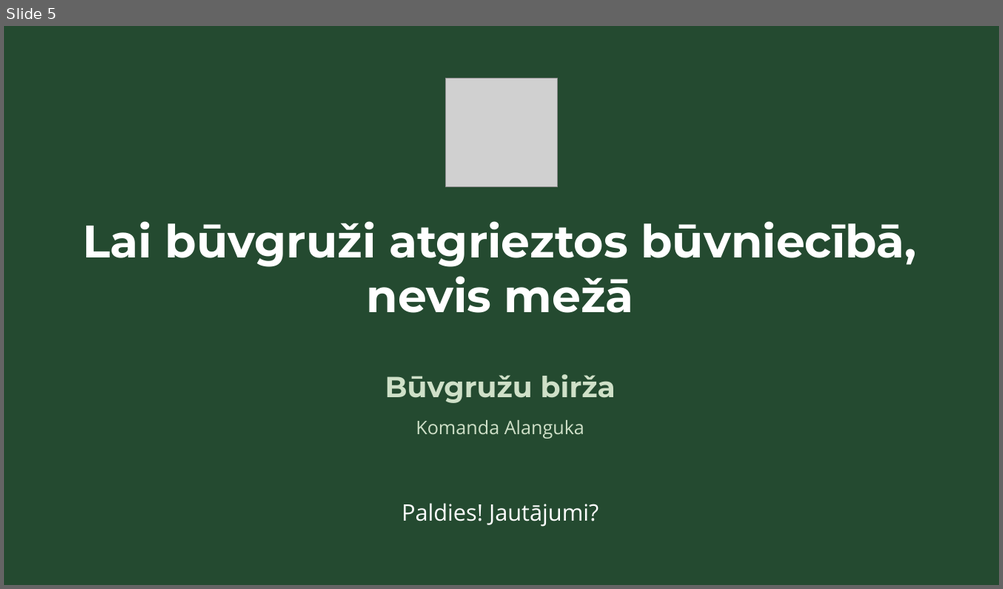
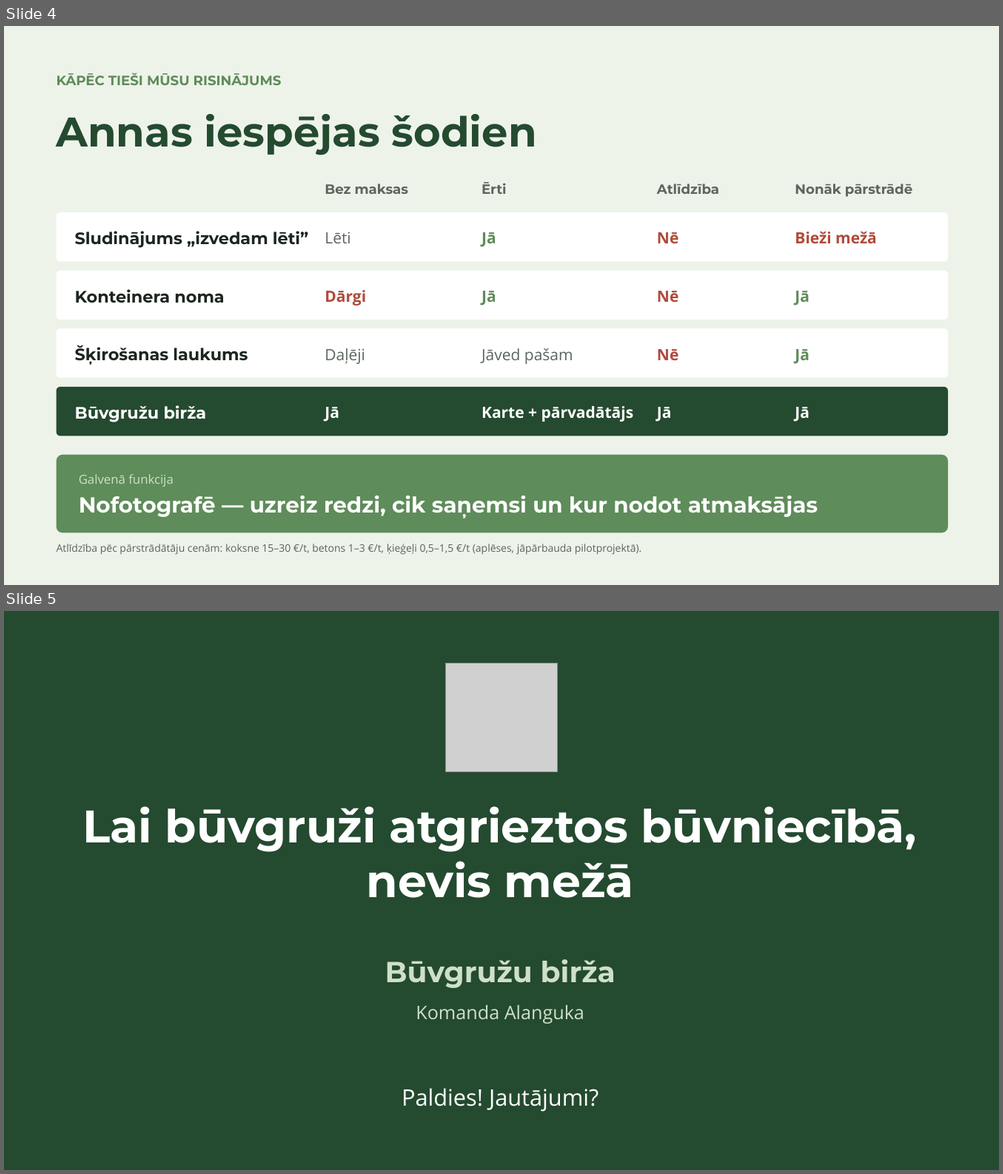
Before and after one commit to cimagustavs/Projekti_majaslapas, a slide deck: hakatons/buvgruzu-birza.pptx. Shown one above the other, each under a label of ours: slide 5 before the commit, slides 4 and 5 after it. The pictures are 1003x589 and 1003x1174 pixels, drawn with LibreOffice and Linux fonts; fonts in the diff are those of the drawing; grey boxes stand for pictures. Boxes give left, top, right and bottom in pixels: in the first picture for what was removed or moved away, otherwise in the second. Text is boxed around its words. In the diff, an @@ line names an element or a change of style, - is before the commit and + after.

```diff
--- a/hakatons/buvgruzu-birza.pptx
+++ b/hakatons/buvgruzu-birza.pptx
@@ slide 4 added at (x1=4, y1=26, x2=999, y2=585), background #EEF3EA @@
@@ text added at (x1=57, y1=73, x2=282, y2=85), 13 pt, text #5E8C5A, bold @@
+KĀPĒC TIEŠI MŪSU RISINĀJUMS
@@ text added at (x1=57, y1=114, x2=537, y2=156), 40 pt, text #244A30, bold @@
+Annas iespējas šodien
@@ text added at (x1=324, y1=184, x2=408, y2=194), 13 pt, text #5B665D, bold @@
+Bez maksas
@@ text added at (x1=481, y1=182, x2=506, y2=194), 13 pt, text #5B665D, bold @@
+Ērti
@@ text added at (x1=657, y1=184, x2=719, y2=194), 13 pt, text #5B665D, bold @@
+Atlīdzība
@@ text added at (x1=794, y1=184, x2=912, y2=197), 13 pt, text #5B665D, bold @@
+Nonāk pārstrādē
@@ rounded rectangle added at (x1=57, y1=212, x2=948, y2=262), fill #FFFFFF @@
@@ text added at (x1=75, y1=231, x2=308, y2=248), 16 pt, text #1C261E, bold @@
+Sludinājums „izvedam lēti”
@@ text added at (x1=324, y1=232, x2=350, y2=244), 15 pt, text #5B665D @@
+Lēti
@@ text added at (x1=481, y1=232, x2=496, y2=247), 15 pt, text #5E8C5A, bold @@
+Jā
@@ text added at (x1=657, y1=232, x2=678, y2=244), 15 pt, text #B04A3A, bold @@
+Nē
@@ text added at (x1=794, y1=232, x2=876, y2=244), 15 pt, text #B04A3A, bold @@
+Bieži mežā
@@ rounded rectangle added at (x1=57, y1=271, x2=948, y2=320), fill #FFFFFF @@
@@ text added at (x1=75, y1=289, x2=224, y2=303), 16 pt, text #1C261E, bold @@
+Konteinera noma
@@ text added at (x1=324, y1=290, x2=366, y2=306), 15 pt, text #B04A3A, bold @@
+Dārgi
@@ text added at (x1=481, y1=291, x2=496, y2=306), 15 pt, text #5E8C5A, bold @@
+Jā
@@ text added at (x1=657, y1=291, x2=678, y2=302), 15 pt, text #B04A3A, bold @@
+Nē
@@ text added at (x1=794, y1=291, x2=809, y2=306), 15 pt, text #5E8C5A, bold @@
+Jā
@@ rounded rectangle added at (x1=57, y1=329, x2=948, y2=378), fill #FFFFFF @@
@@ text added at (x1=75, y1=346, x2=247, y2=365), 16 pt, text #1C261E, bold @@
+Šķirošanas laukums
@@ text added at (x1=324, y1=349, x2=365, y2=364), 15 pt, text #5B665D @@
+Daļēji
@@ text added at (x1=481, y1=349, x2=573, y2=364), 15 pt, text #5B665D @@
+Jāved pašam
@@ text added at (x1=657, y1=349, x2=678, y2=360), 15 pt, text #B04A3A, bold @@
+Nē
@@ text added at (x1=794, y1=349, x2=809, y2=364), 15 pt, text #5E8C5A, bold @@
+Jā
@@ rounded rectangle added at (x1=57, y1=387, x2=948, y2=437), fill #244A30 @@
@@ text added at (x1=75, y1=406, x2=207, y2=423), 16 pt, text #FFFFFF, bold @@
+Būvgružu birža
@@ text added at (x1=324, y1=407, x2=339, y2=422), 15 pt, text #FFFFFF, bold @@
+Jā
@@ text added at (x1=481, y1=406, x2=634, y2=422), 15 pt, text #FFFFFF, bold @@
+Karte + pārvadātājs
@@ text added at (x1=657, y1=407, x2=671, y2=422), 15 pt, text #FFFFFF, bold @@
+Jā
@@ text added at (x1=794, y1=407, x2=809, y2=422), 15 pt, text #FFFFFF, bold @@
+Jā
@@ rounded rectangle added at (x1=57, y1=455, x2=948, y2=534), fill #5E8C5A @@
@@ text added at (x1=79, y1=474, x2=817, y2=519), 21 pt, text #FFFFFF, bold @@
+Galvenā funkcija
+Nofotografē — uzreiz redzi, cik saņemsi un kur nodot atmaksājas
@@ text added at (x1=57, y1=544, x2=642, y2=555), 10 pt, text #5B665D @@
+Atlīdzība pēc pārstrādātāju cenām: koksne 15–30 €/t, betons 1–3 €/t, ķieģeļi 0,5–1,5 €/t (aplēses, jāpārbauda pilotprojektā).
```
Also in this commit, not shown: 2 slides changed, 1 slide removed, 3 other files.
